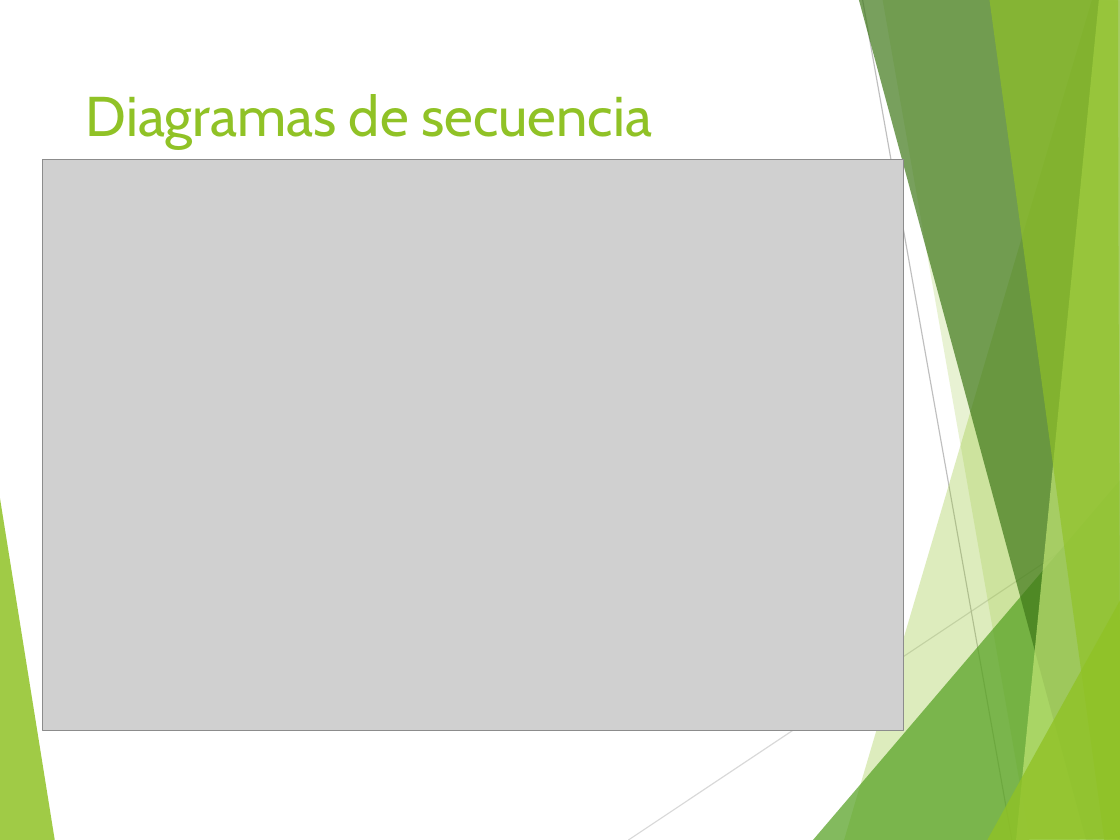
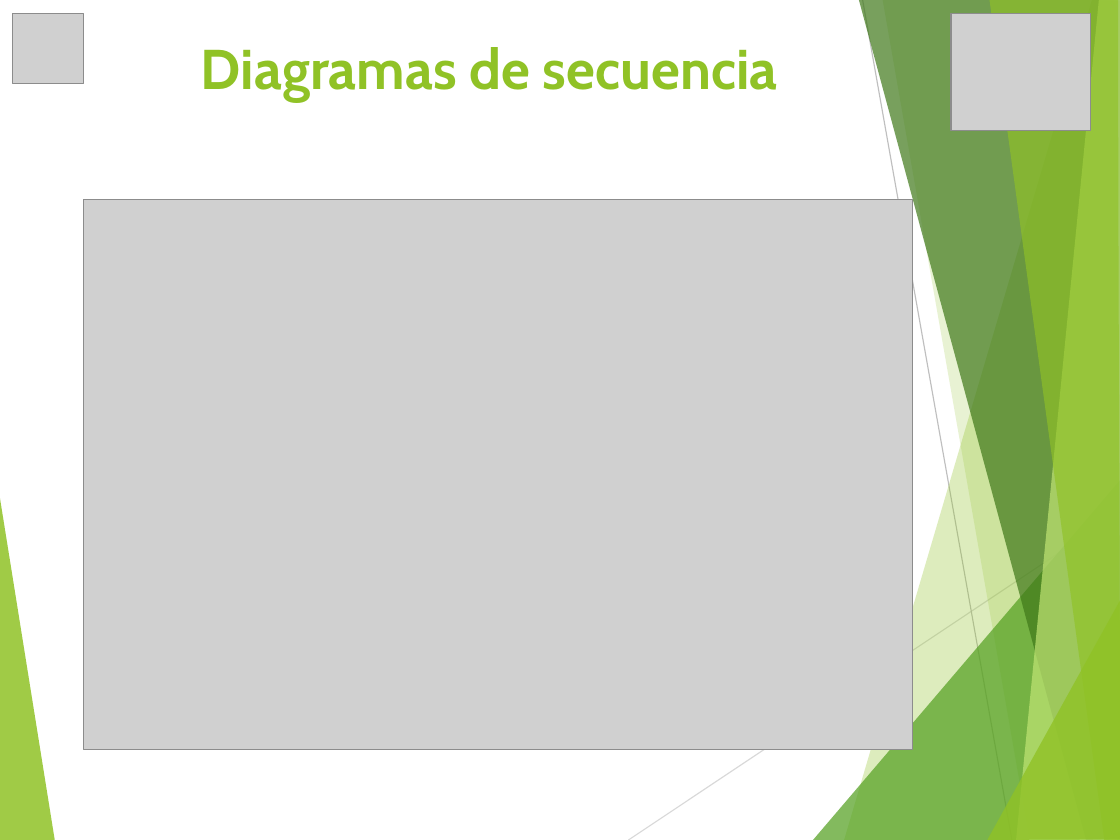
Before and after one commit to vixo23/ING-DE-SOFTWARE, a slide deck: slide 6 of INCREMENTO2/PPTS/PPt Segundo incremento scrum++.pptx (slide 7 before the commit). Drawn at 1120x840 pixels with LibreOffice and Linux fonts; fonts in the diff are those of the drawing; grey boxes stand for pictures. Boxes give left, top, right and bottom in pixels: in the first picture for what was removed or moved away, otherwise in the second. Text is boxed around its words. In the diff, an @@ line names an element or a change of style, - is before the commit and + after.

```diff
--- a/INCREMENTO2/PPTS/PPt Segundo incremento scrum++.pptx
+++ b/INCREMENTO2/PPTS/PPt Segundo incremento scrum++.pptx
@@ picture added at bbox=[12, 13, 83, 84] @@
@@ title "Diagramas de secuencia": place and size @@
-title "Diagramas de secuencia" at bbox=[86, 94, 652, 148]
+title "Diagramas de secuencia" at bbox=[201, 47, 778, 101]
@@ title "Diagramas de secuencia" at bbox=[201, 47, 778, 101]: bold on @@
@@ picture added at bbox=[951, 13, 1090, 131] @@
@@ picture: place and size @@
-picture at bbox=[43, 159, 904, 730]
+picture at bbox=[83, 199, 912, 749]
```
Also in this commit, not shown: 9 other slides changed, 1 slide added, 1 slide removed, 2 other files.
